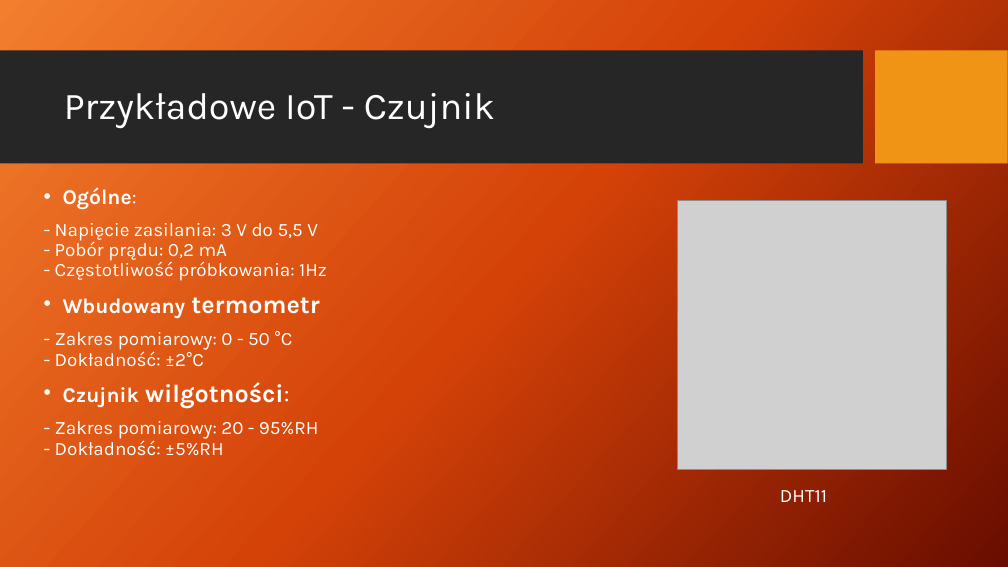
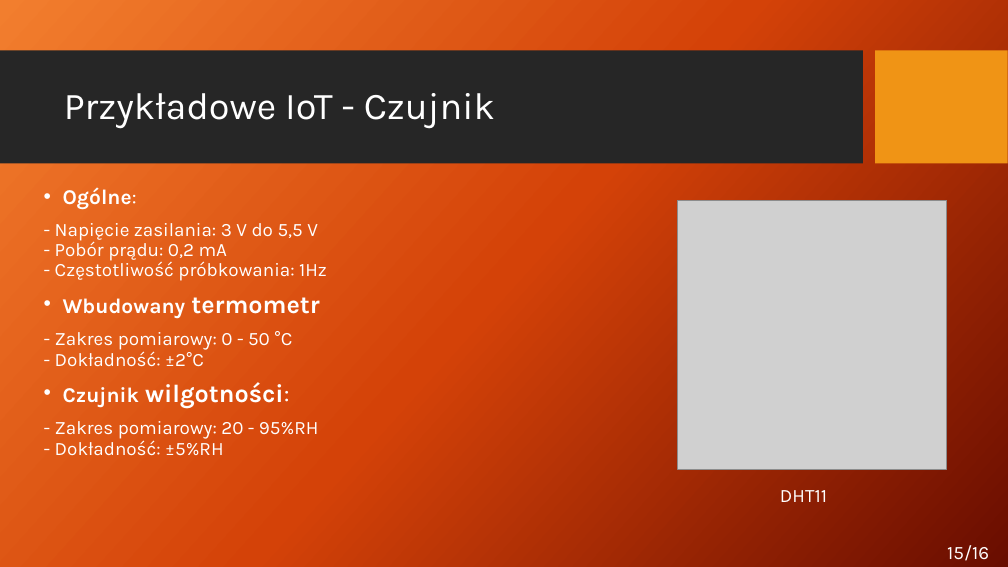
Before and after one commit to AdamStudies-PWR/ProjektZespolowyPWR, a slide deck: slide 15 of przentacja.pptx (slide 14 before the commit). Drawn at 1008x567 pixels with LibreOffice and Linux fonts; fonts in the diff are those of the drawing; grey boxes stand for pictures; background and template pictures are left out. Boxes give left, top, right and bottom in pixels: in the first picture for what was removed or moved away, otherwise in the second. Text is boxed around its words. In the diff, an @@ line names an element or a change of style, - is before the commit and + after.

```diff
--- a/przentacja.pptx
+++ b/przentacja.pptx
@@ text added at (947, 545, 989, 561), 18 pt, text #FFFFFF @@
+15/16
```
Also in this commit, not shown: 14 other slides changed, 1 slide added, 1 other file.
